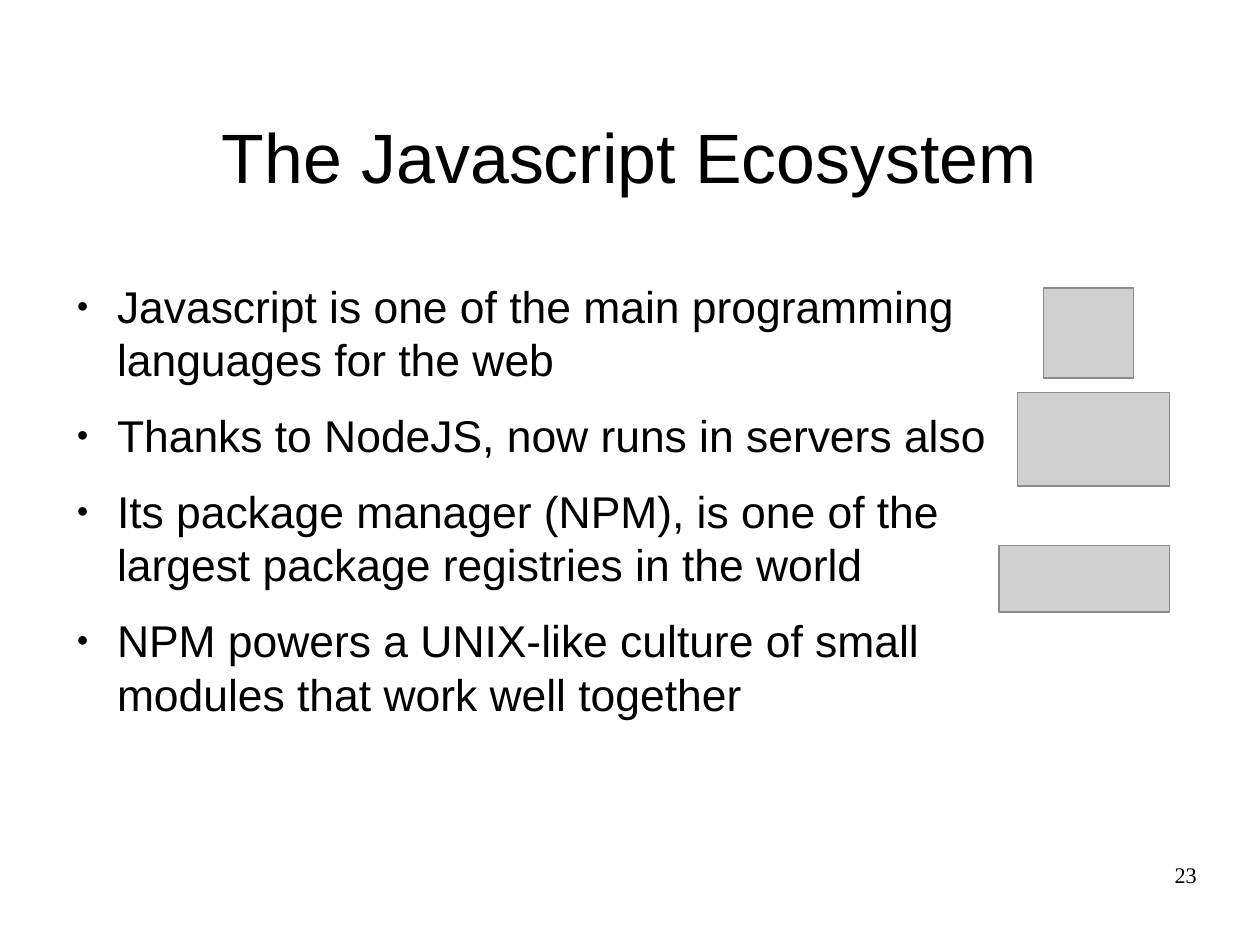
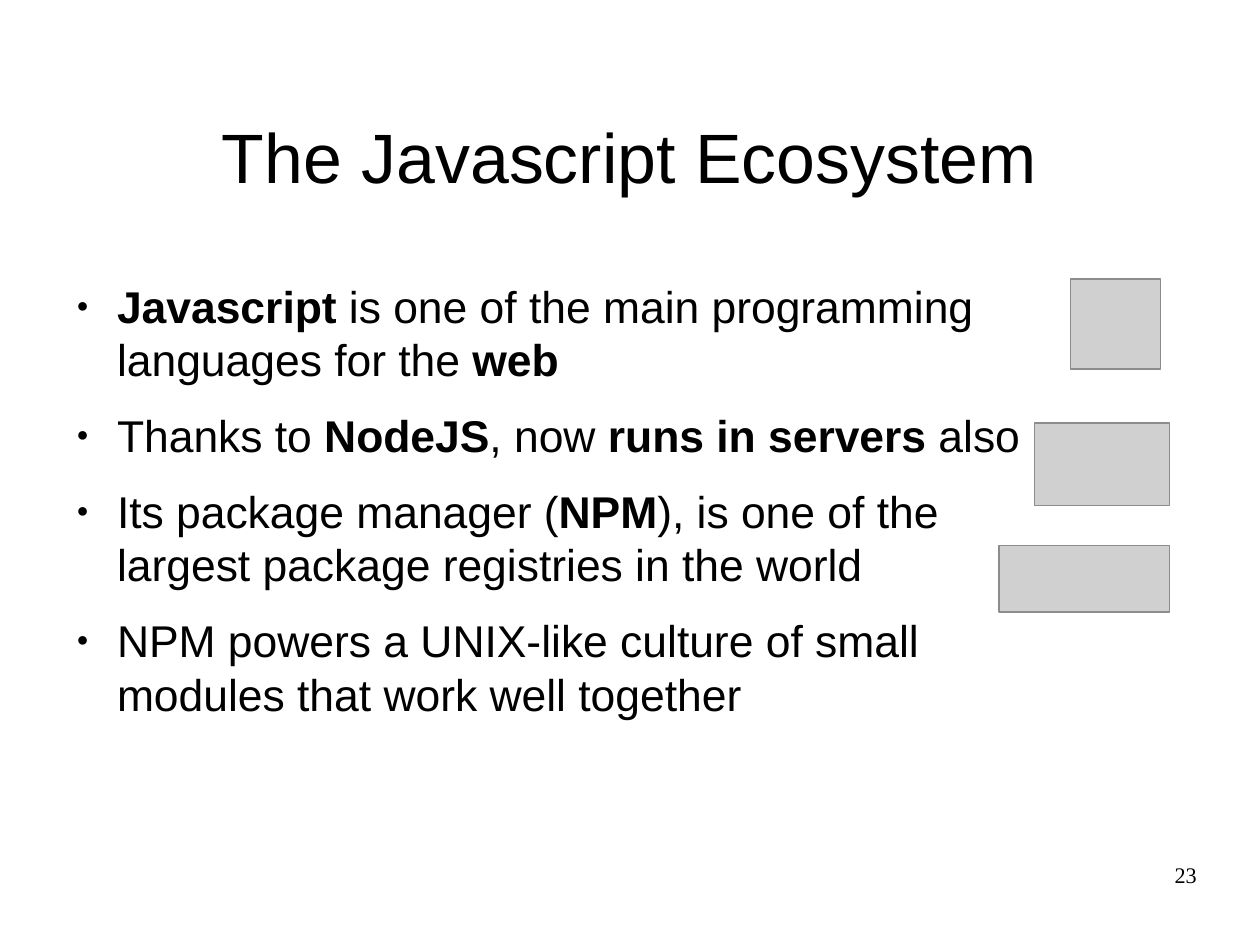
Before and after one commit to JGAntunes/pulsarcast, a slide deck: slide 23 of project-report/presentation.odp. Drawn at 1260x945 pixels with LibreOffice and Linux fonts; fonts in the diff are those of the drawing; grey boxes stand for pictures; background and template pictures are left out. Boxes give left, top, right and bottom in pixels: in the first picture for what was removed or moved away, otherwise in the second. Text is boxed around its words. In the diff, an @@ line names an element or a change of style, - is before the commit and + after.

```diff
--- a/project-report/presentation.odp
+++ b/project-report/presentation.odp
@@ text at (117,290,1019,591): bold on in "Javascript web", "NodeJS, runs in servers", "(NPM)," @@
@@ picture: place and size @@
-picture at (1044,288,1134,378)
+picture at (1071,279,1162,369)
@@ picture: place and size @@
-picture at (1018,393,1170,487)
+picture at (1036,423,1171,505)
```
Also in this commit, not shown: 5 other slides changed, 9 slides added, 5 slides removed, 1 other file.
